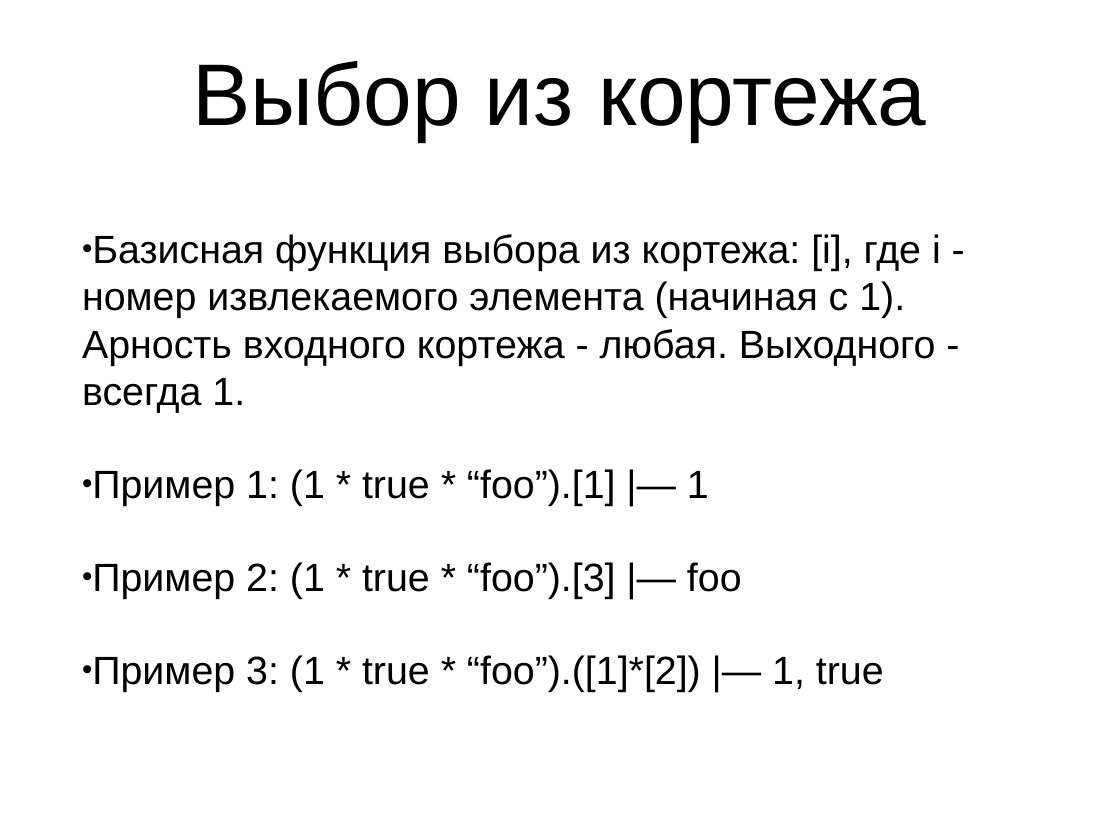
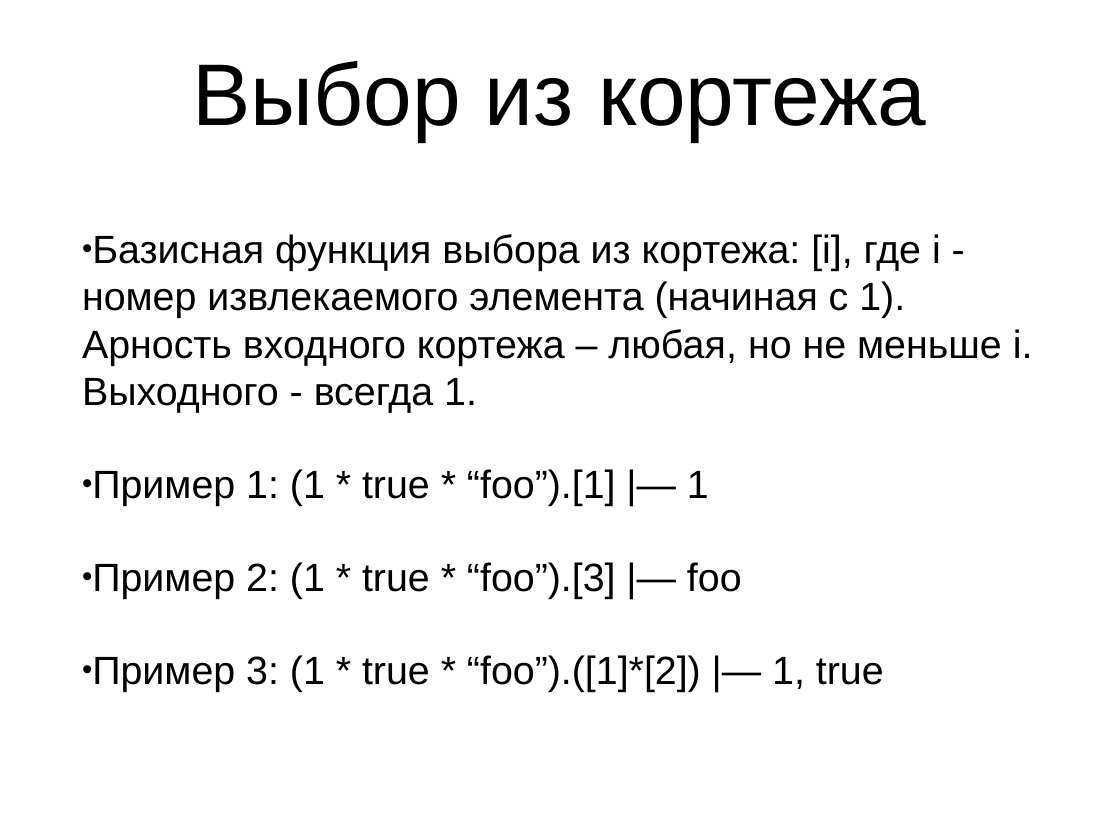
Before and after one commit to Zumisha/Parallel-Programming, a slide deck: slide 14 of Документация/fptl.ppt. Drawn at 1120x840 pixels with LibreOffice and Linux fonts; fonts in the diff are those of the drawing. Boxes give left, top, right and bottom in pixels: in the first picture for what was removed or moved away, otherwise in the second. Text is boxed around its words. In the diff, an @@ line names an element or a change of style, - is before the commit and + after.

```diff
--- a/Документация/fptl.ppt
+++ b/Документация/fptl.ppt
@@ text at <box>82,234,1033,413</box>: text changed @@
-• Базисная функция выбора из кортежа: [i], где i - номер извлекаемого элемента (начиная с 1). Арность входного кортежа - любая. Выходного - всегда 1.
+• Базисная функция выбора из кортежа: [i], где i - номер извлекаемого элемента (начиная с 1). Арность входного кортежа – любая, но не меньше i. Выходного - всегда 1.
```
Also in this commit, not shown: 11 other slides changed, 1 slide added, 1 slide removed.
